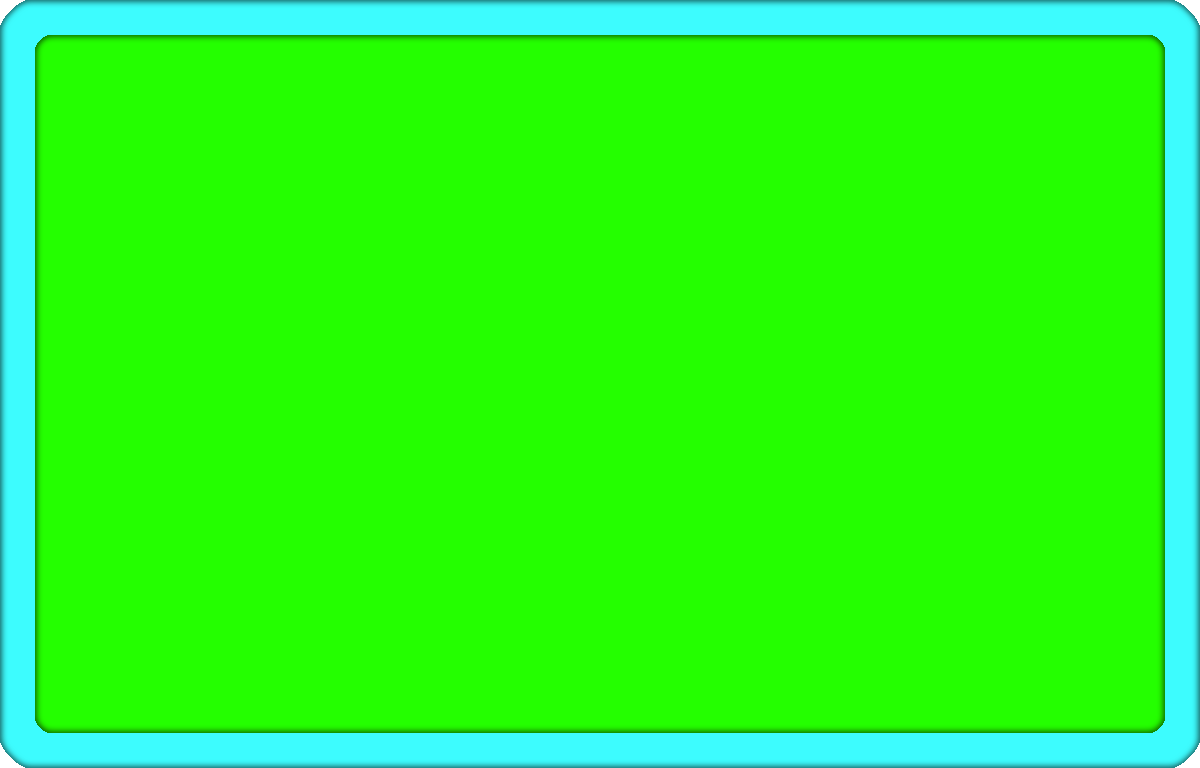
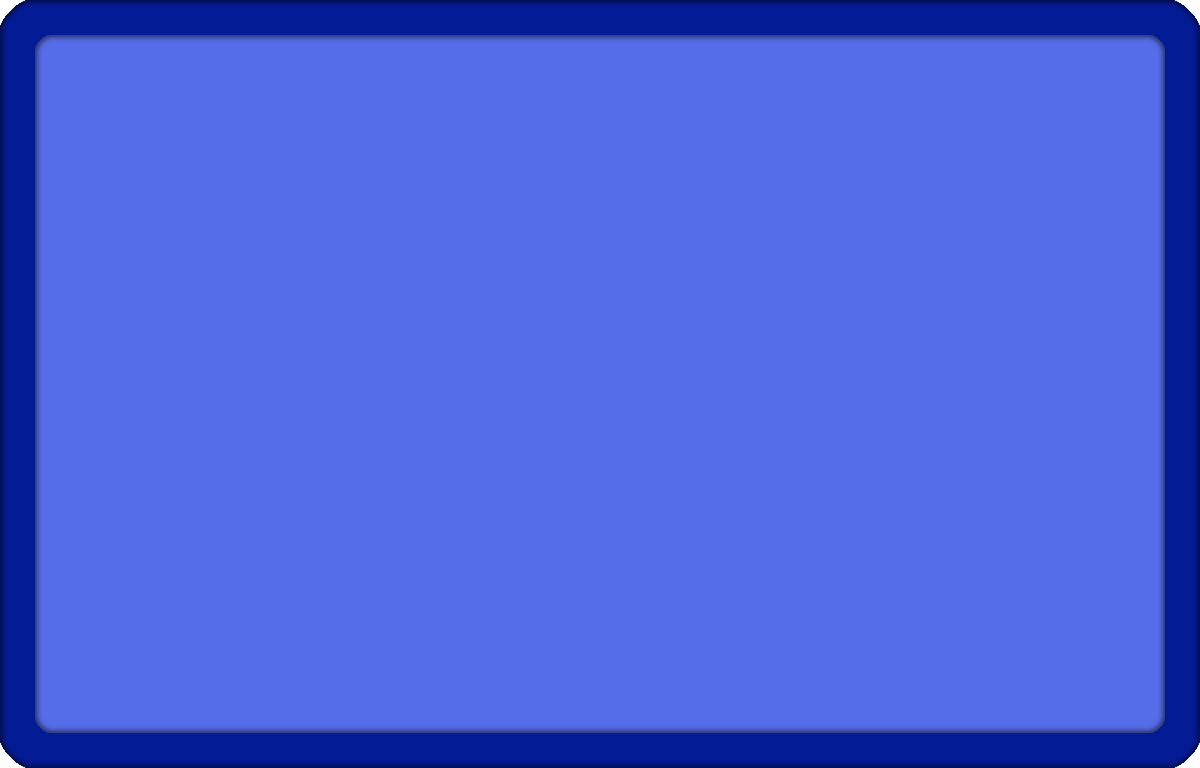
Layered file, before and after one edit (1200x768). Changes by layer:
pixels changed over [0, 0, 1200, 768] (layer not identified)
